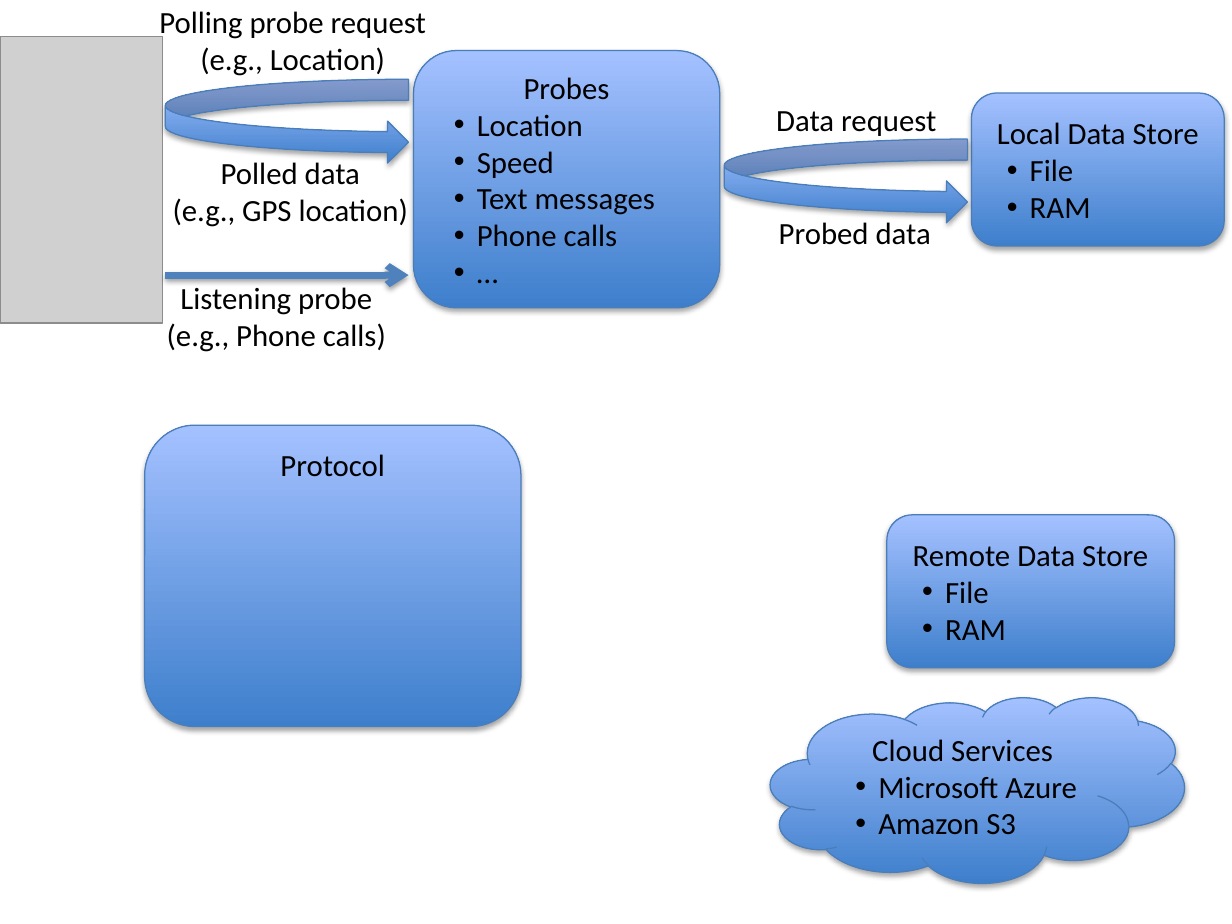
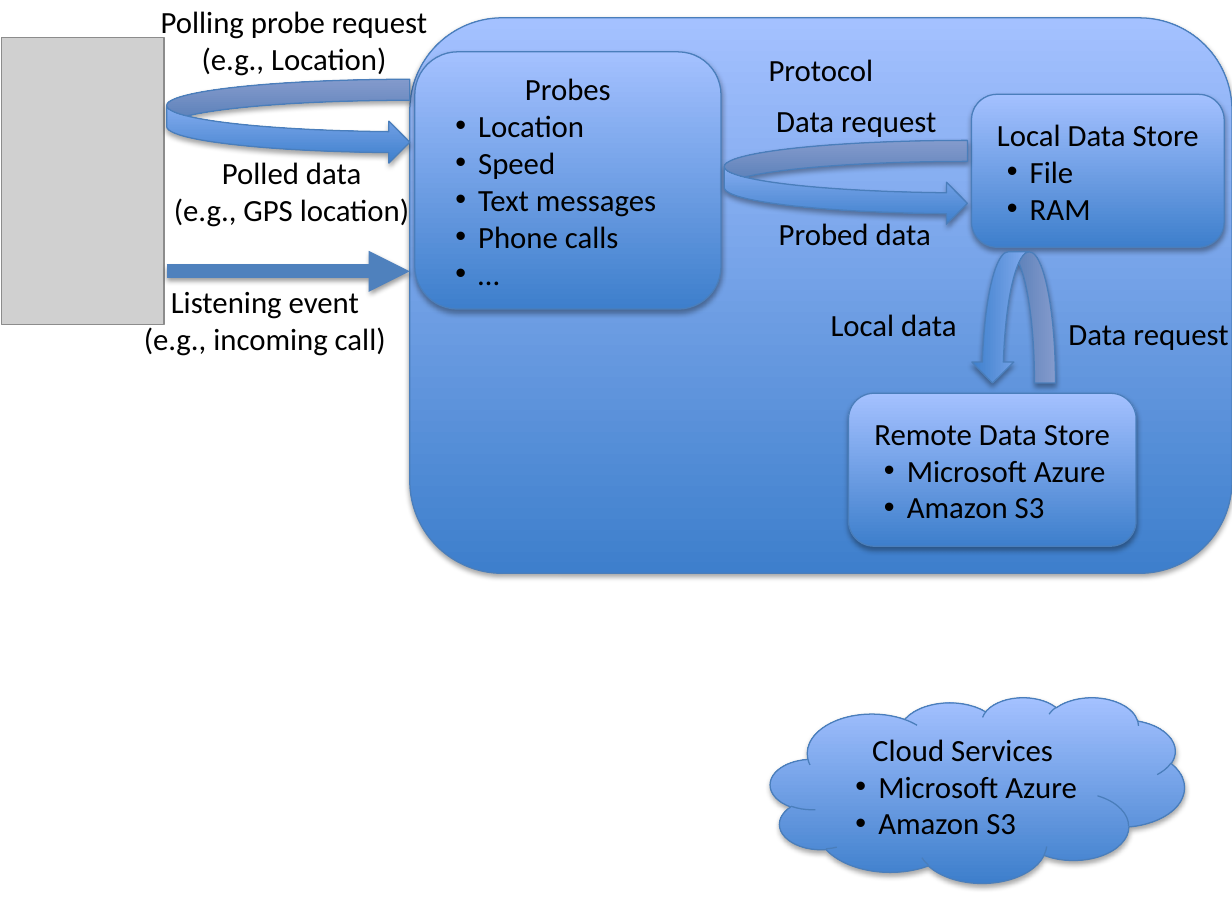
Before and after one commit to predictive-technology-laboratory/sensus, a slide deck: slide 1 of Architecture.pptx. Drawn at 1232x924 pixels with LibreOffice and Linux fonts; fonts in the diff are those of the drawing; grey boxes stand for pictures. Boxes give left, top, right and bottom in pixels: in the first picture for what was removed or moved away, otherwise in the second. Text is boxed around its words. In the diff, an @@ line names an element or a change of style, - is before the commit and + after.

```diff
--- a/Architecture.pptx
+++ b/Architecture.pptx
@@ rounded rectangle "Protocol": place and size @@
-rounded rectangle "Protocol" at <box>144,425,520,727</box>
+rounded rectangle "Protocol" at <box>410,18,1232,574</box>
@@ curved right arrow added at <box>971,252,1055,384</box>, fill gradient #3F80CE to #A4C4FF, outline #4B7EBC 0.75 pt @@
@@ text at <box>144,292,386,356</box>: text changed @@
-Listening probe
-(e.g., Phone calls)
+Listening event
+(e.g., incoming call)
@@ arrow moved from (165, 275) - (409, 275) to (166, 271) - (410, 271) @@
@@ arrow (166, 271) - (410, 271): stroke #4F81BD 4 pt to #4F81BD 8 pt; arrowheads changed @@
@@ text added at <box>831,314,956,337</box>, 18 pt, text #000000 @@
+Local data
@@ text added at <box>1068,325,1228,350</box>, 18 pt, text #000000 @@
+Data request
@@ rounded rectangle "Remote Data Store": place and size @@
-rounded rectangle "Remote Data Store" at <box>887,515,1174,668</box>
+rounded rectangle "Remote Data Store" at <box>849,393,1136,546</box>
@@ text in rounded rectangle at <box>907,461,1106,519</box>: text changed @@
-• File
-• RAM
+• Microsoft Azure
+• Amazon S3
```
Also in this commit, not shown: 5 other files.
